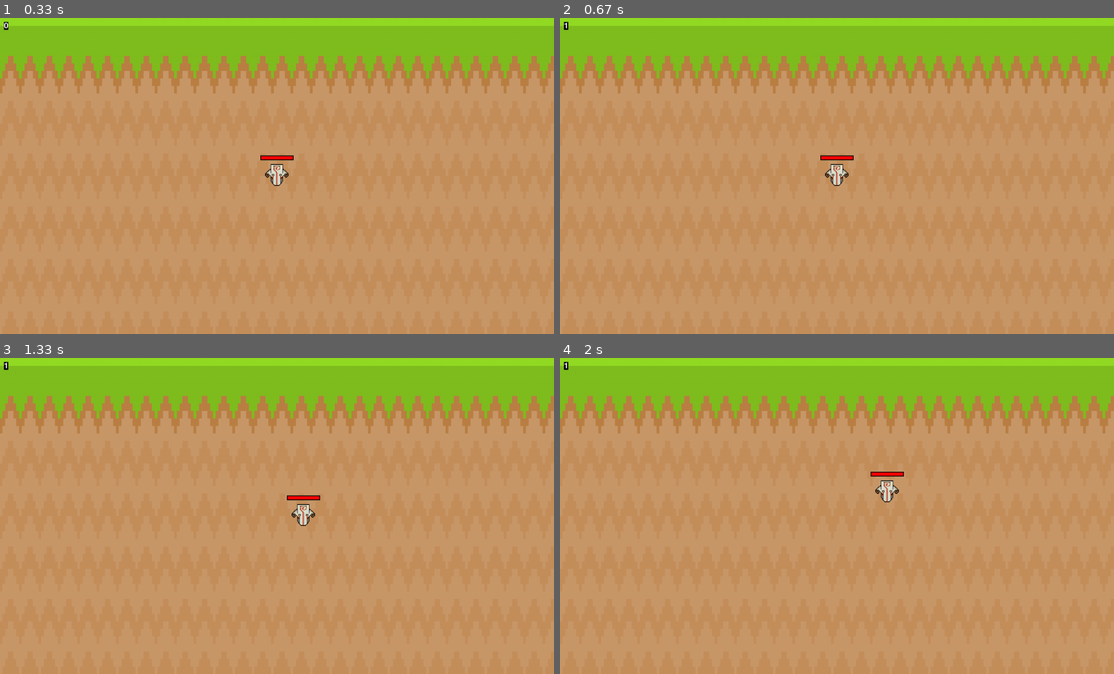
Above: before the commit, frames 1-4 (two rows, left to right).
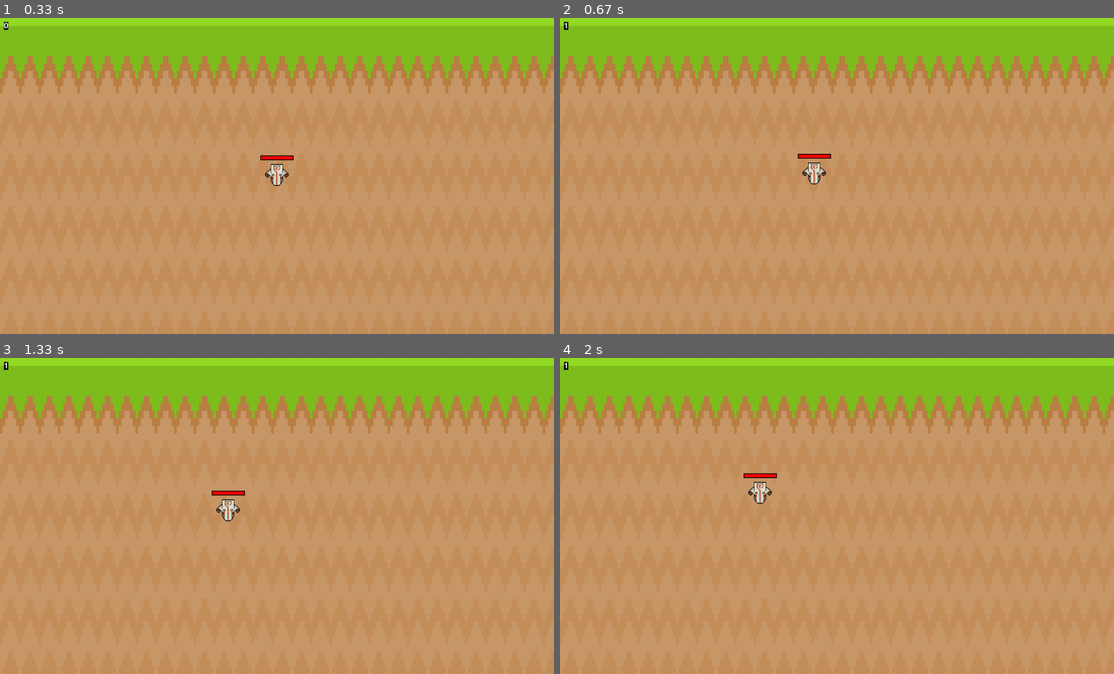
Above: after the commit, the same moments.

Repository: ArcherWayne/pygame_juggernaut_simulator
Game: pygame game, started from main.py
The game is run twice, just before and just after one commit, with the same random seed, the same clock (stepped at 60 frames per second) and the same inputs.
Inputs (mouse positions are in pixels of both pictures, inside the frame that each line leads up to):
- Up to frame 1 (0.33 s): no input
- Up to frame 2 (0.67 s): right-click (704, 179) at 0.38 s
- Up to frame 3 (1.33 s): press the mouse at (144, 519) at 0.7 s; move the mouse to (127, 493) at 0.8 s; release the mouse at (105, 468) at 0.93 s; hold D from 1 s (still down)
- Up to frame 4 (2 s): release D at 1.47 s; hold W 1.5-1.8 s; hold D from 1.83 s (still down)

Frame 1 is identical in both runs. In frame 2, 0.5% of the frame differs, in the area x 42-53%, y 42-54%; in frame 3, 0.6%, in the area x 38-58%, y 42-54%; in frame 4, 0.6%.

Commit message:
better_mouse_movement

Diff:
--- a/hero.py
+++ b/hero.py
@@ -25,10 +25,13 @@
         self.rect = self.image.get_rect(center=(WIN_WIDTH / 2, WIN_HEIGHT / 2))
 
         # movement
-        self.flag_moving = 0
         self.pos = pygame.math.Vector2(self.rect.topleft)
         self.direction = pygame.math.Vector2()
         self.old_rect = self.rect.copy()
+
+        # varibles init
+        self.flag_moving = 0
+        self.target_pos = (0,0)
 
     def get_dt(self, dt):
         self.dt = dt
@@ -69,12 +72,21 @@
             self.flag_moving = 1
 
     def mouse_movement(self):
-        debug(self.flag_moving, 10, 10)
+        debug(self.flag_moving)
         if self.flag_moving:
-            y_distance = self.rect.midbottom[1] - self.target_pos[1]
-            x_distance = self.rect.midbottom[0] - self.target_pos[0]
+            self.direction.y = self.target_pos[1] - self.rect.midbottom[1]
+            self.direction.x = self.target_pos[0] - self.rect.midbottom[0]
 
+            if self.direction.magnitude() != 0:
+                self.direction = self.direction.normalize()
 
+            self.pos.x += self.direction.x * self.movement_speed * self.dt
+            self.rect.x = round(self.pos.x)
+            self.pos.y += self.direction.y * self.movement_speed * self.dt
+            self.rect.y = round(self.pos.y)
+
+        if self.rect.midbottom == self.target_pos:
+            self.flag_moving = 0
 
 
     def boundary(self):
--- a/main.py
+++ b/main.py
@@ -65,7 +65,6 @@
 
         if game_active:
 
-
             # draw stuff    --------------------------------------------------------------------------------- #
             screen.fill(WHITE)
             screen.blit(background_surface, background_rect)
--- a/mouse_action.py
+++ b/mouse_action.py
@@ -7,5 +7,11 @@
     # mouse_click_button_ma = mouse_click_button
     # dt_ma = dt
 
+    if mouse_click_button == 1:
+        pass
+
+    if mouse_click_button == 2:
+        pass
+
     if mouse_click_button == 3:
         hero.init_mouse_movement(mouse_click_pos)
